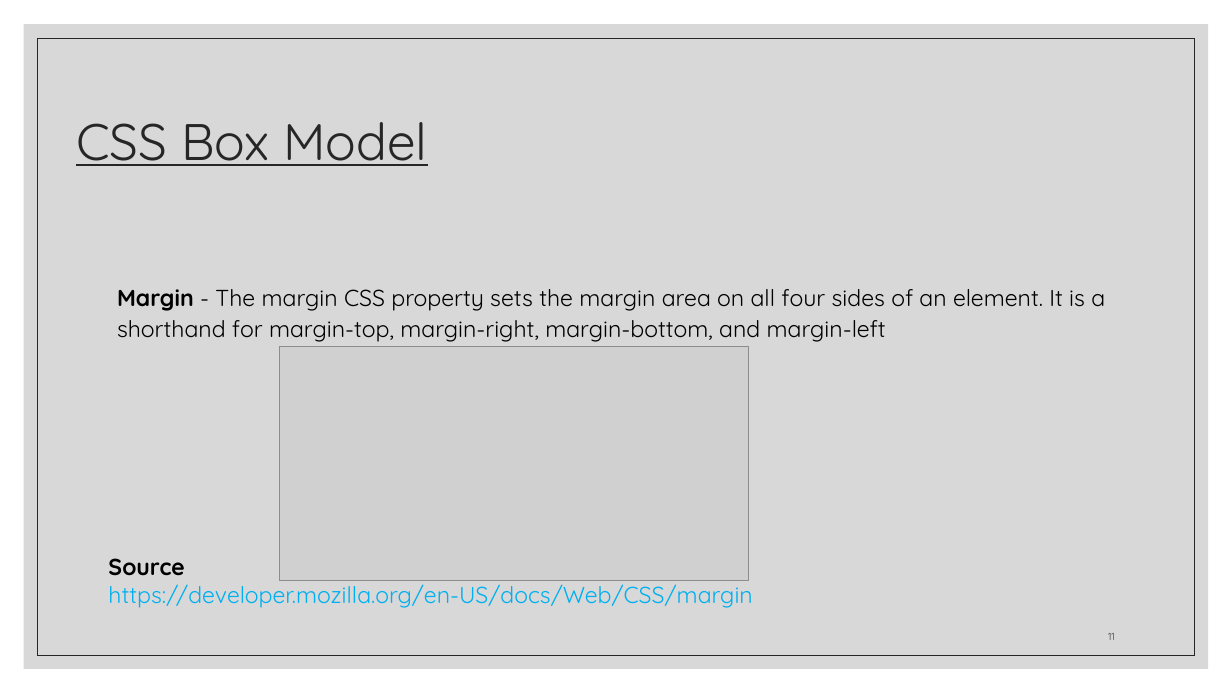
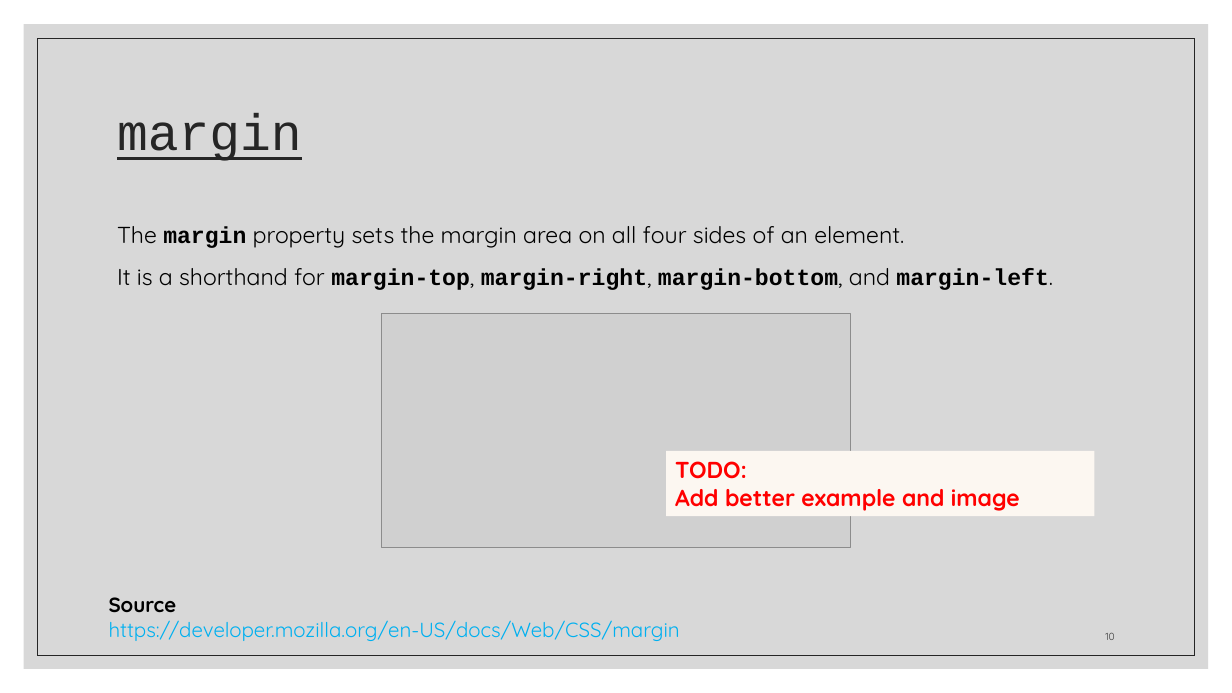
Before and after one commit to zackstotts/base-node-curriculum, a slide deck: slide 10 of unit_00/html_review/03 CSS.pptx (slide 11 before the commit). Drawn at 1232x693 pixels with LibreOffice and Linux fonts; fonts in the diff are those of the drawing; grey boxes stand for pictures. Boxes give left, top, right and bottom in pixels: in the first picture for what was removed or moved away, otherwise in the second. Text is boxed around its words. In the diff, an @@ line names an element or a change of style, - is before the commit and + after.

```diff
--- a/unit_00/html_review/03 CSS.pptx
+++ b/unit_00/html_review/03 CSS.pptx
@@ title at (117, 113, 302, 161): text changed; font Quicksand to Courier New @@
-CSS Box Model
+margin
@@ text at (117, 226, 1053, 290): text changed @@
-Margin - The margin CSS property sets the margin area on all four sides of an element. It is a shorthand for margin-top, margin-right, margin-bottom, and margin-left
+The margin property sets the margin area on all four sides of an element.
+It is a shorthand for margin-top, margin-right, margin-bottom, and margin-left.
@@ picture: place and size @@
-picture at (280, 347, 749, 580)
+picture at (382, 314, 850, 548)
@@ rectangle added at (666, 451, 1095, 517), fill #FCF7F1, 18 pt, text #FF0000, bold @@
+TODO:
+Add better example and image
@@ text "Source": place and size @@
-text "Source" at (108, 558, 752, 608)
+text "Source" at (109, 597, 680, 641)
@@ text "Source" at (109, 597, 680, 641): size 18 to 16 pt @@
@@ page number at (1105, 633, 1115, 640): text changed @@
-11
+10
```
Also in this commit, not shown: 28 other slides changed, 9 slides added, 2 slides removed.
